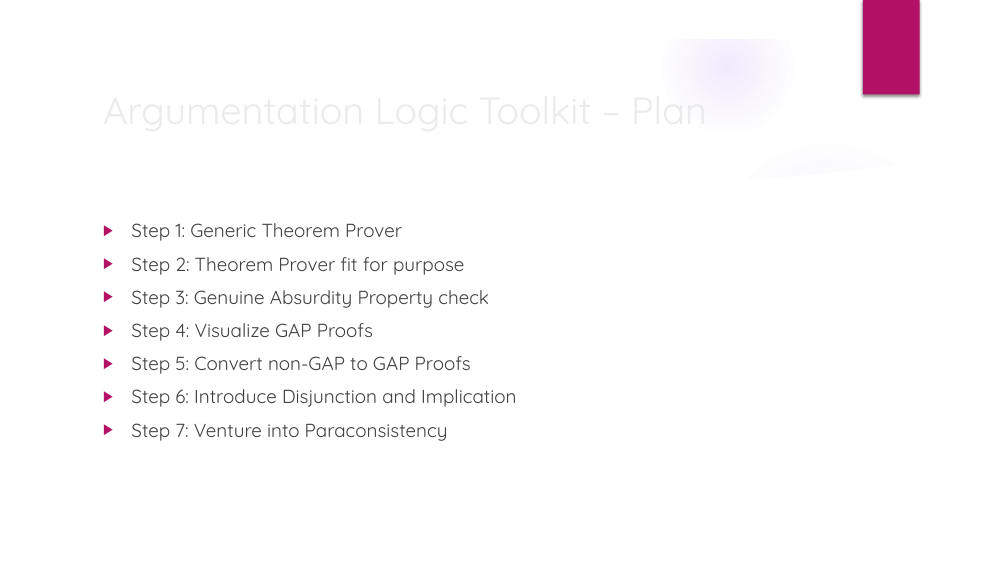
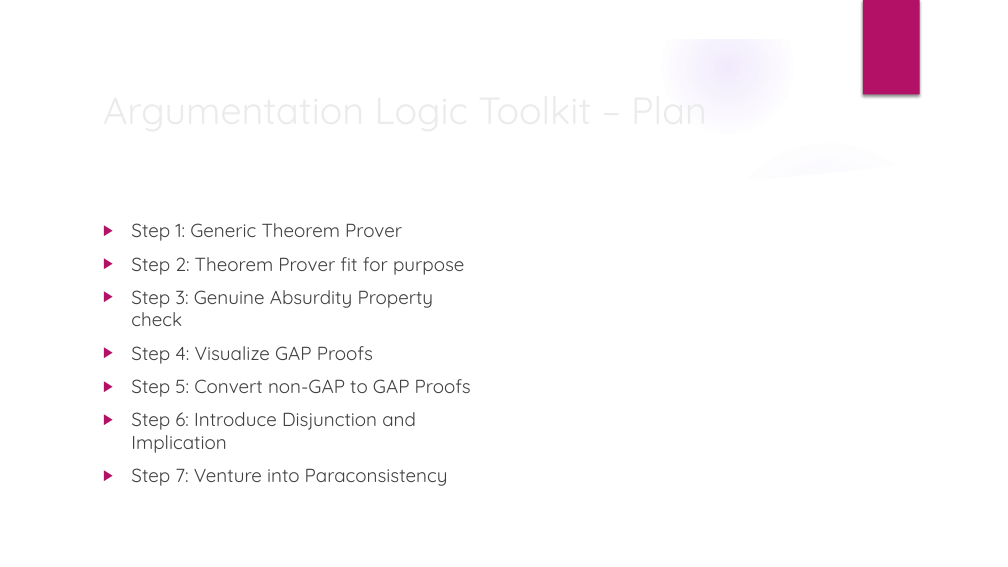
Before and after one commit to GeorgeF0/argumentation-logic-visualizer, a slide deck: slide 11 of Presentation/AL Toolkit.pptx (slide 10 before the commit). Drawn at 1008x567 pixels with LibreOffice and Linux fonts; fonts in the diff are those of the drawing; background and template pictures are left out. Boxes give left, top, right and bottom in pixels: in the first picture for what was removed or moved away, otherwise in the second. Text is boxed around its words. In the diff, an @@ line names an element or a change of style, - is before the commit and + after.

```diff
--- a/Presentation/AL Toolkit.pptx
+++ b/Presentation/AL Toolkit.pptx
@@ text "Step 1: Generic Theorem Prover" rewrapped from (131, 223, 516, 441) to (131, 223, 471, 486) @@
```
Also in this commit, not shown: 2 other slides changed, 2 slides added.
